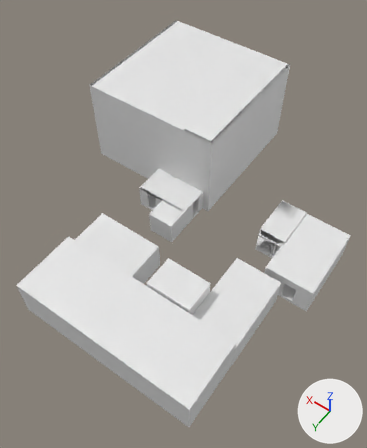
Renders of the FBX model Assets/resources/Map/map.fbx from each side of a commit.
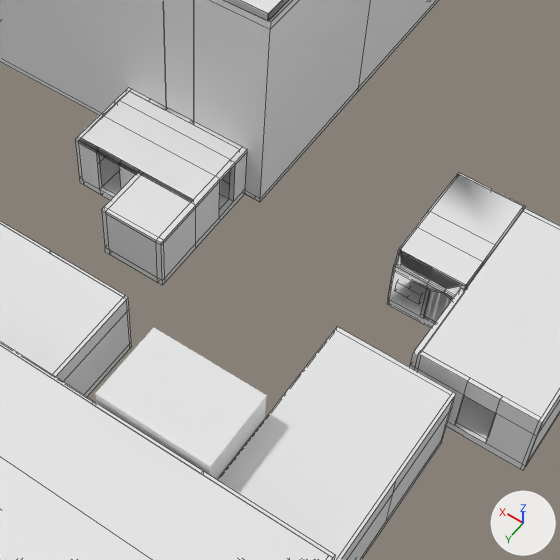
There are two pictures of each version: one whole from a 50 mm lens placed at (-37.8, 65.4, 123.9), pointed at (14.8, -8.3, 8.1), one close up on the part from 30% to 87% of the width and 30% to 77% of the height. The lights are fixed; the arrows at lower right show +X, +Y and +Z. The close-ups show mesh edges as thin lines. Where no turn or scale is listed for an object, it has been applied to the vertices. Vertices at the same position are counted once.

Script lines for the objects in view, before the commit:
```python
me_cube_004 = bpy.data.meshes.new('Cube.004')
me_cube_004.from_pydata(...)  # 134 vertices, 128 faces; spans x -6.97..6.34, y -4.83..4.44, z -0.48..13.19
me_cube_010 = bpy.data.meshes.new('Cube.010')
me_cube_010.from_pydata(...)  # 158 vertices, 117 faces; spans x -22.3..22.3, y -22.3..22.3, z -0.3..28.3
me_cube_020 = bpy.data.meshes.new('Cube.020')
me_cube_020.from_pydata(...)  # 188 vertices, 199 faces; spans x -8.5..8.5, y -5.0..11.5, z -0.5..7.4
# before: 69 (2.2, 5.0, 0.5), 70 (5.5, 5.0, 0.5) at pixel (99, 189), 75 (2.2, 4.6, 0.5), 76 (5.5, 4.6, 0.5) at pixel (102, 186), 102 (5.5, 5.0, 6.9) at pixel (96, 152)
# before: 117 (5.5, 4.6, 6.9), 122 (2.2, 5.0, 6.9) at pixel (119, 165), 124 (2.2, 4.6, 6.9)
ob_cube_004 = bpy.data.objects.new('Cube.004', me_cube_004)
ob_cube_004.location = (2.8, 11.3, 0.0)
ob_cube_008 = bpy.data.objects.new('Cube.008', me_cube_010)
ob_cube_008.location = (37.6, -44.7, -0.1)
ob_cube_009 = bpy.data.objects.new('Cube.009', me_cube_020)
ob_cube_009.location = (26.0, -17.5, 0.0)
# also in view: 'Cube.003' at (25.7, 9.3, 4.2); 'Cube' at (-8.4, -25.2, 4.3); 'Cube.010' at (-10.8, 4.9, 4.3); 'Cube.002' at (9.1, 25.6, 5.9); 'Cube.001' at (-19.1, -20.1, 4.3)
```
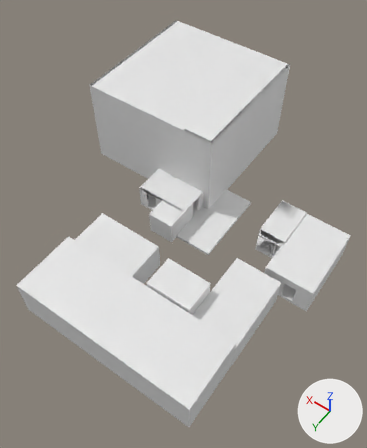
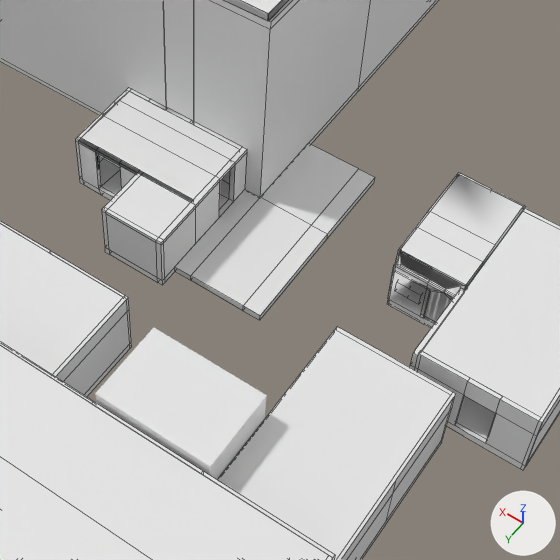
Location of each change, [x1, y1, x2, y2] in pixels of the close-ups (560 x 560 px):
'Cube.011', added: after [175, 143, 375, 320]
part 1 of me_cube_020, built on: [79, 141, 137, 200] in both

What the commit changed:
me_cube_020 has 188 vertices, 199 faces and spans x -8.5..8.5, y -5.0..11.5, z -0.5..7.4.
me_cube_020 is used by ob_cube_009; location (26.0, -17.5, 0.0).
Verts and faces of me_cube_020; kept vertices keep their numbers, new ones are numbered from 188.
Part 1, on me_cube_020:
Faces deleted: (102, 117, 124, 122).
Vertices 69, 75, 122, 124 move by (-0.1, 0.0, 0.0).
Vertices 70, 76, 102, 117 move by (0.1, 0.0, 0.0).
New vertices 188 to 191 stand at vertices 102, 117, 122, 124, in that order, plus (0.0, 0.0, -0.3).
New faces: (117, 124, 191, 189), (122, 190, 191, 124), (102, 188, 190, 122), (102, 117, 189, 188), (188, 189, 191, 190).
Mesh me_cube_022 is new.
It has 22 vertices, 20 faces and spans x -6.9..4.7, y -17.5..7.0, z -0.5..0.5.
Object 'Cube.011' (ob_cube_011) is new; it shows me_cube_022.
Its location is (12.9, -15.4, 0.0).
